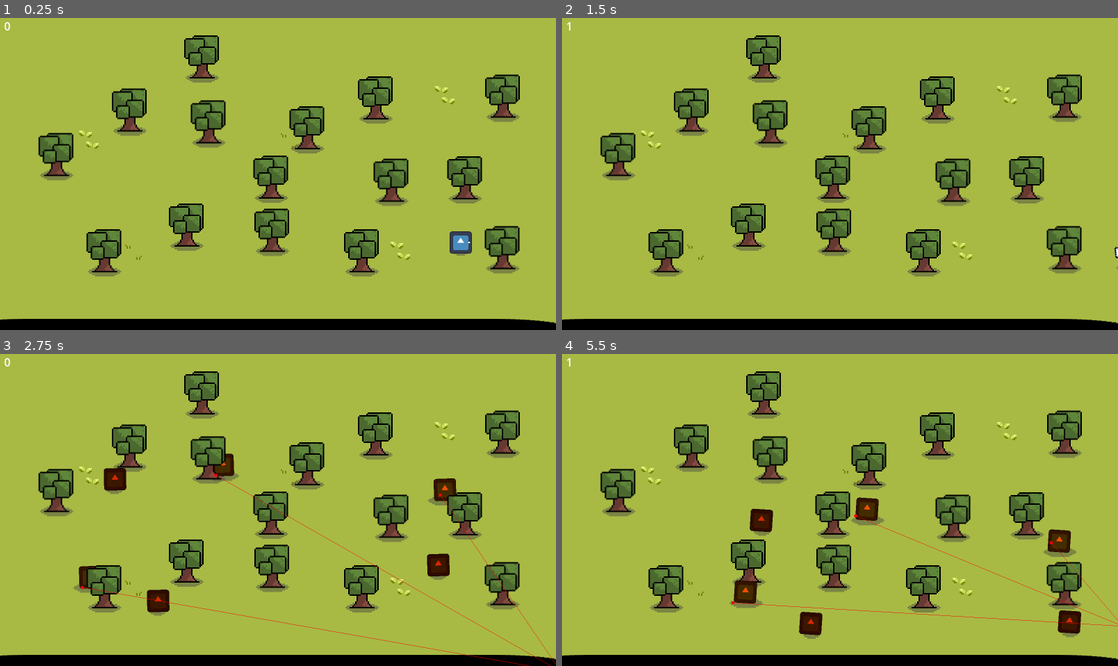
Above: before the commit, frames 1-4 (two rows, left to right).
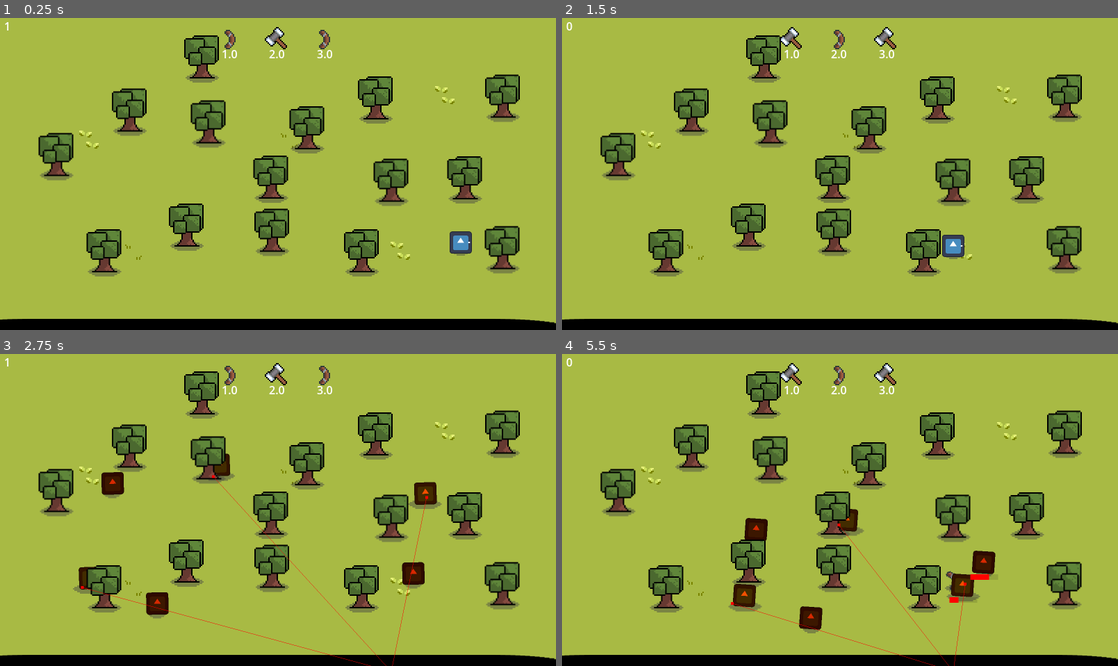
Above: after the commit, the same moments.

Repository: TiltAddictive/air-island
Game: Godot game, scene res://scenes/levels/main_level.tscn
Same seed, same stepped clock (60 frames per second), same inputs: the game is played once before the commit and once after it. The engine's default icon, where the game draws it, is replaced by a stand-in: a white triangle on a blue panel in a dark square.
Inputs:
- Up to frame 1 (0.25 s): no input
- Up to frame 2 (1.5 s): tap Enter at 0.5 s; hold E (choose_right) 0.53-1.28 s; tap Space (attack) at 0.6, 1.35 s; hold Down (ui_down) from 1.28 s (still down)
- Up to frame 3 (2.75 s): release Down (ui_down) at 2.03 s; hold E (choose_right) from 2.03 s (still down); tap Space (attack) at 2.1 s
- Up to frame 4 (5.5 s): release E (choose_right) at 2.78 s; hold Up (ui_up) 2.78-3.53 s; tap Space (attack) every 0.75 s from 2.85 to 5.1 s; hold Q (choose_left) 3.53-5.03 s; hold Down (ui_down) from 5.03 s (still down)

The runs differ from the first frame. In frame 1, 0.4% of the frame differs, in the area x 0-60%, y 1-13%; in frame 2, 0.8%; in frame 3, 2.9%; in frame 4, 3.9%, in the area x 0-100%, y 1-100%.

Commit message:
Added WeaponHud without timers

Diff:
--- a/scenes/UI/weapon_hud.tscn
+++ b/scenes/UI/weapon_hud.tscn
@@ -1,6 +1,7 @@
-[gd_scene load_steps=2 format=3 uid="uid://bsjtljod0y2fk"]
+[gd_scene load_steps=3 format=3 uid="uid://bsjtljod0y2fk"]
 
 [ext_resource type="Script" path="res://scripts/ui/run_weapons.gd" id="1_kyxhl"]
+[ext_resource type="Texture2D" uid="uid://biedftd3xku6x" path="res://resourses/sprites/weapons/Boomerang.png" id="2_6ta04"]
 
 [node name="WeaponHUD" type="Control"]
 layout_mode = 3
@@ -16,24 +17,64 @@
 offset_right = 40.0
 offset_bottom = 40.0
 
-[node name="LeftWeapon" type="Control" parent="HBoxContainer"]
+[node name="WeaponIconLeft" type="TextureRect" parent="HBoxContainer"]
 layout_mode = 2
+texture = ExtResource("2_6ta04")
 
-[node name="CooldownLeft" type="Label" parent="HBoxContainer/LeftWeapon"]
-layout_mode = 0
-offset_right = 40.0
-offset_bottom = 23.0
+[node name="CooldownLeft" type="Label" parent="HBoxContainer/WeaponIconLeft"]
+layout_mode = 1
+anchors_preset = 7
+anchor_left = 0.5
+anchor_top = 1.0
+anchor_right = 0.5
+anchor_bottom = 1.0
+offset_left = -20.0
+offset_top = -23.0
+offset_right = 20.0
+grow_horizontal = 2
+grow_vertical = 0
+theme_override_font_sizes/font_size = 16
+text = "1.0"
+horizontal_alignment = 1
+vertical_alignment = 1
 
-[node name="CenterWeapon" type="Control" parent="HBoxContainer"]
+[node name="WeaponIconCenter" type="TextureRect" parent="HBoxContainer"]
 layout_mode = 2
+texture = ExtResource("2_6ta04")
 
-[node name="CooldownCenter" type="Label" parent="HBoxContainer/CenterWeapon"]
-offset_right = 40.0
-offset_bottom = 23.0
+[node name="CooldownCenter" type="Label" parent="HBoxContainer/WeaponIconCenter"]
+layout_mode = 1
+anchors_preset = 7
+anchor_left = 0.5
+anchor_top = 1.0
+anchor_right = 0.5
+anchor_bottom = 1.0
+offset_left = -20.0
+offset_top = -23.0
+offset_right = 20.0
+grow_horizontal = 2
+grow_vertical = 0
+theme_override_font_sizes/font_size = 16
+text = "2.0"
+horizontal_alignment = 1
+vertical_alignment = 1
 
-[node name="RightWeapon" type="Control" parent="HBoxContainer"]
+[node name="WeaponIconRight" type="TextureRect" parent="HBoxContainer"]
 layout_mode = 2
+texture = ExtResource("2_6ta04")
 
-[node name="CooldownRight" type="Label" parent="HBoxContainer/RightWeapon"]
-offset_right = 40.0
-offset_bottom = 23.0
+[node name="CooldownRight" type="Label" parent="HBoxContainer/WeaponIconRight"]
+layout_mode = 1
+anchors_preset = 7
+anchor_left = 0.5
+anchor_top = 1.0
+anchor_right = 0.5
+anchor_bottom = 1.0
+offset_left = -9.5
+offset_top = -18.0
+offset_right = 9.5
+grow_horizontal = 2
+grow_vertical = 0
+theme_override_font_sizes/font_size = 16
+text = "3.0"
+vertical_alignment = 1
--- a/scenes/levels/main_level.tscn
+++ b/scenes/levels/main_level.tscn
@@ -6,6 +6,7 @@
 [ext_resource type="Texture2D" uid="uid://d2el32gkybloj" path="res://resourses/sprites/technical/white_oval.png" id="4_lbujc"]
 [ext_resource type="Texture2D" uid="uid://cvuilqdl7sqq2" path="res://resourses/sprites/environment/grass_tileset_16x16.png" id="4_sdcbw"]
 [ext_resource type="PackedScene" uid="uid://kexsyhactk42" path="res://scenes/UI/run_ui.tscn" id="4_uyyy4"]
+[ext_resource type="PackedScene" uid="uid://bsjtljod0y2fk" path="res://scenes/UI/weapon_hud.tscn" id="6_7aa4v"]
 [ext_resource type="PackedScene" uid="uid://vxm07ely8ocl" path="res://scenes/technical/level_generator.tscn" id="8_rbtoj"]
 [ext_resource type="PackedScene" uid="uid://t1mo7c1n113w" path="res://scenes/technical/enemy_wave_manager.tscn" id="10_wssw8"]
 [ext_resource type="PackedScene" uid="uid://c5dxkmwrgebu6" path="res://scenes/technical/zone_spawner.tscn" id="11_paba4"]
@@ -131,6 +132,17 @@
 offset_right = -376.0
 offset_bottom = -224.0
 
+[node name="WeaponHUD" parent="Camera2D" instance=ExtResource("6_7aa4v")]
+anchors_preset = 8
+anchor_left = 0.5
+anchor_top = 0.5
+anchor_right = 0.5
+anchor_bottom = 0.5
+offset_left = -101.0
+offset_top = -225.0
+offset_right = -101.0
+offset_bottom = -225.0
+
 [node name="Technical" type="Node2D" parent="."]
 
 [node name="NavigationRegion2D" type="NavigationRegion2D" parent="Technical"]
--- a/scenes/weapons/boomerang.tscn
+++ b/scenes/weapons/boomerang.tscn
@@ -65,12 +65,13 @@
 "spin_right": SubResource("Animation_lu7qy")
 }
 
-[node name="Boomerang" type="CharacterBody2D"]
+[node name="Boomerang" type="CharacterBody2D" node_paths=PackedStringArray("SPRITE")]
 collision_layer = 2
 collision_mask = 16
 script = ExtResource("1_cyesg")
 MAX_DISTANCE = 100.0
 BACKWARDS_MAX_DISTANCE = 200.0
+SPRITE = NodePath("RotationalPart/Sprite2D")
 
 [node name="ShadowSmall" parent="." instance=ExtResource("1_aj1sp")]
 position = Vector2(0, 2)
--- a/scenes/weapons/hammer.tscn
+++ b/scenes/weapons/hammer.tscn
@@ -12,7 +12,7 @@
 radius = 2.0
 height = 18.0
 
-[node name="Hammer" instance=ExtResource("1_7p0tw")]
+[node name="Hammer" node_paths=PackedStringArray("SPRITE") instance=ExtResource("1_7p0tw")]
 script = ExtResource("2_8h8bq")
 ROTATION_SPEED = 300.0
 live_time = 0.75
@@ -20,6 +20,7 @@
 DAMAGE = 1.0
 REJECTION_FORCE_VALUE = 300.0
 IMPULSE_IMPACT_TIME = 0.5
+SPRITE = NodePath("RotationalPart/Sprite2D")
 
 [node name="ShadowSmall" parent="ShadowPoint" index="0" instance=ExtResource("2_1tvog")]
 position = Vector2(0, 2)
--- a/scripts/global/run_global.gd
+++ b/scripts/global/run_global.gd
@@ -1,7 +1,8 @@
 extends Node
 
+signal weapon_switched
 
-var current_weapon_index: int = 0
+var current_weapon_index: int = 1
 var PLAYER: CharacterBody2D
 var WEAPON_PLAYER: CharacterBody2D
 
@@ -21,12 +22,13 @@
 
 
 func swith_weapon(delta_index: int) -> void:
-	current_weapon_index = get_negative_index(
+	current_weapon_index = get_changed_index(
 		weapons,
 		current_weapon_index + delta_index
 	)
+	weapon_switched.emit()
 
-func get_negative_index(arr: Array, idx: int) -> int:
+func get_changed_index(arr: Array, idx: int) -> int:
 	var real_idx = idx % arr.size() if idx >= 0 else arr.size() + idx
 	return real_idx
 
--- a/scripts/ui/run_weapons.gd
+++ b/scripts/ui/run_weapons.gd
@@ -1,10 +1,39 @@
 extends Control
 
-@onready var left_weapon: Control = $HBoxContainer/LeftWeapon
-@onready var center_weapon: Control = $HBoxContainer/CenterWeapon
-@onready var right_weapon: Control = $HBoxContainer/RightWeapon
+@onready var left_weapon_icon: TextureRect = $HBoxContainer/WeaponIconLeft
+@onready var center_weapon_icon: TextureRect = $HBoxContainer/WeaponIconCenter
+@onready var right_weapon_icon: TextureRect = $HBoxContainer/WeaponIconRight
 
 
+func _ready() -> void:
+	update_weapon_display()
+	RunGlobal.weapon_switched.connect(update_weapon_display)
+
+
+func update_timers():
+	pass
 
 func update_weapon_display():
-	pass
+	var center_index = RunGlobal.current_weapon_index
+	var left_index = RunGlobal.get_changed_index(
+		RunGlobal.weapons,
+		center_index - 1
+	)
+	var right_index = RunGlobal.get_changed_index(
+		RunGlobal.weapons,
+		center_index + 1
+	)
+
+	update_icons(left_index, center_index, right_index)
+
+func update_icons(left_index: int = 0, center_index: int = 1, right_index: int = 2):
+	left_weapon_icon.texture = load(get_weapon_image_path(left_index))
+	center_weapon_icon.texture = load(get_weapon_image_path(center_index))
+	right_weapon_icon.texture = load(get_weapon_image_path(right_index))
+
+
+func get_weapon_image_path(index: int) -> String:
+	var temp_weapon = RunGlobal.weapons[index].instantiate()
+	var sprite = temp_weapon.SPRITE.texture.resource_path
+	temp_weapon.queue_free()
+	return sprite
--- a/scripts/weapons/default_weapon.gd
+++ b/scripts/weapons/default_weapon.gd
@@ -26,6 +26,8 @@
 
 # Player
 var PLAYER: CharacterBody2D
+
+@export var SPRITE: Sprite2D
 
 func set_weapon_behaviour_states():
 	pass
Not shown: 1 places in scenes/levels/main_level.tscn that only renumber resources
